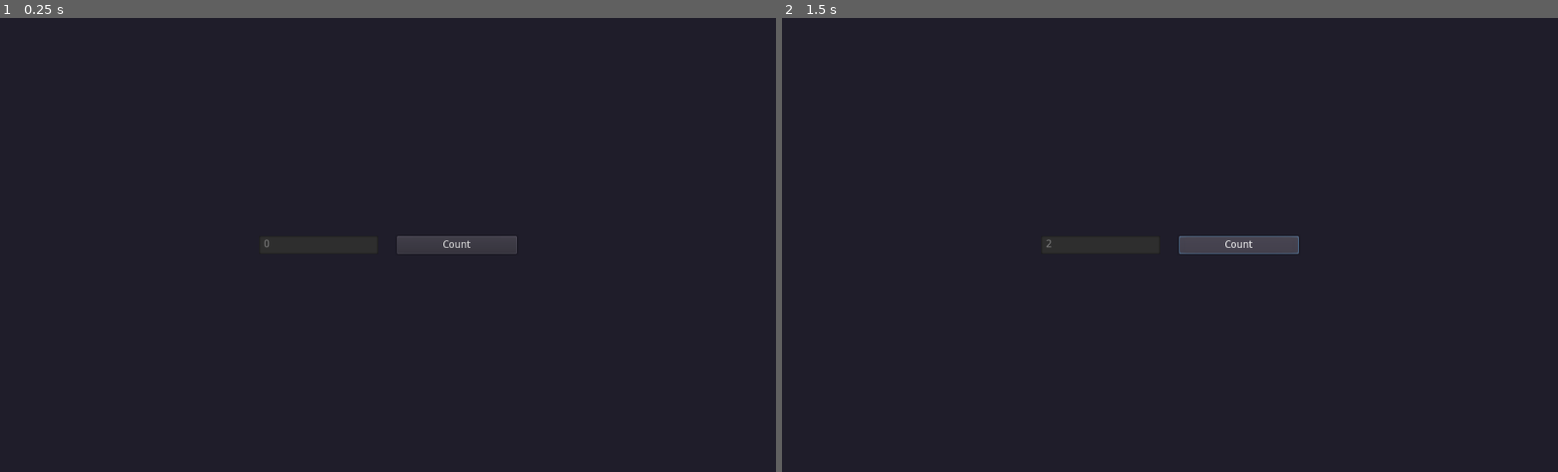
Above: before the commit, frames 1-2 (left to right).
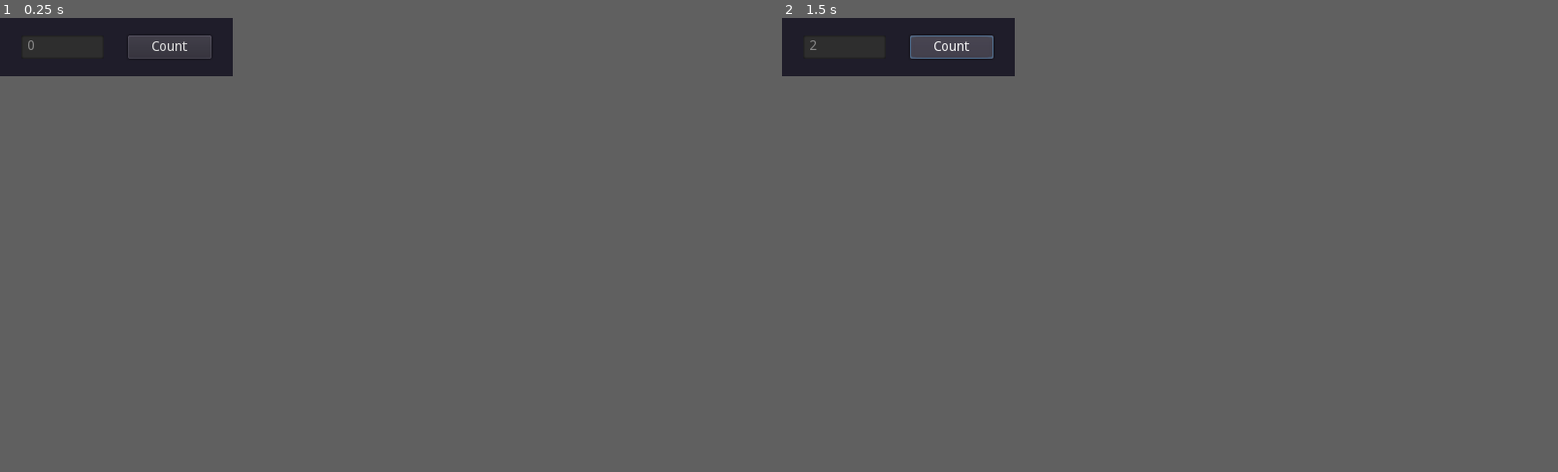
Above: after the commit, the same moments.

Repository: Calinou/godot-7guis
Game: Godot game, scene res://counter/counter.tscn
Two runs of this game, one before a commit and one after it. Both use one fixed random seed, a clock stepped at 60 frames per second and the inputs below.
Inputs:
- Up to frame 1 (0.25 s): no input
- Up to frame 2 (1.5 s): click "Count" at 0.5 s; click "Count" at 1.25 s
In our replay, the window is 800x468 before the commit and 240x60 after it. These sizes can differ from the game's own. Grey fills any space a smaller window leaves; there, only what the larger window draws over its background counts as a difference.

The runs differ from the first frame. In frame 1, 1.1% of the frame differs, in the area x 3-67%, y 3-52%; in frame 2, 1.2%.

Commit message:
counter: Set a small initial window size

Diff:
--- a/counter/counter.gd
+++ b/counter/counter.gd
@@ -1,3 +1,6 @@
+# Copyright © 2019 Hugo Locurcio and contributors - MIT License
+# See `LICENSE.md` included in the source distribution for details.
+
 extends HBoxContainer
 
 # This caches the `get_node()` call and infers the type of the variable
@@ -6,10 +9,13 @@
 
 var counter := 0 setget set_counter
 
-func set_counter(p_counter: int) -> void:
-	line_edit.text = str(p_counter)
-	counter = p_counter
+func _ready() -> void:
+	OS.window_size = Vector2(240, 60)
 
 func _on_button_pressed() -> void:
 	# `self` is required here, so that it calls the setter method defined above
 	self.counter += 1
+
+func set_counter(p_counter: int) -> void:
+	line_edit.text = str(p_counter)
+	counter = p_counter
--- a/counter/counter.tscn
+++ b/counter/counter.tscn
@@ -7,23 +7,23 @@
 anchor_top = 0.5
 anchor_right = 0.5
 anchor_bottom = 0.5
-margin_left = -170.0
+margin_left = -98.0
 margin_top = -12.0
-margin_right = 170.0
+margin_right = 98.0
 margin_bottom = 12.0
 custom_constants/separation = 25
 script = ExtResource( 1 )
 
 [node name="LineEdit" type="LineEdit" parent="."]
-margin_right = 157.0
+margin_right = 85.0
 margin_bottom = 24.0
 size_flags_horizontal = 3
 text = "0"
 editable = false
 
 [node name="Button" type="Button" parent="."]
-margin_left = 182.0
-margin_right = 340.0
+margin_left = 110.0
+margin_right = 196.0
 margin_bottom = 24.0
 size_flags_horizontal = 3
 text = "Count"
